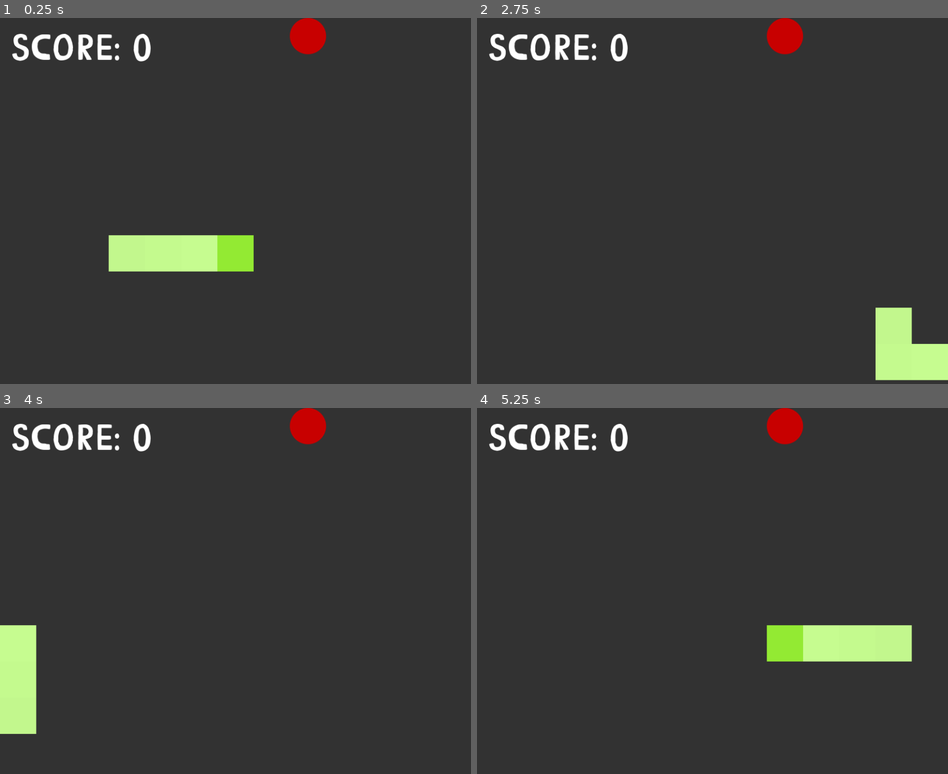
Above: before the commit, frames 1-4 (two rows, left to right).
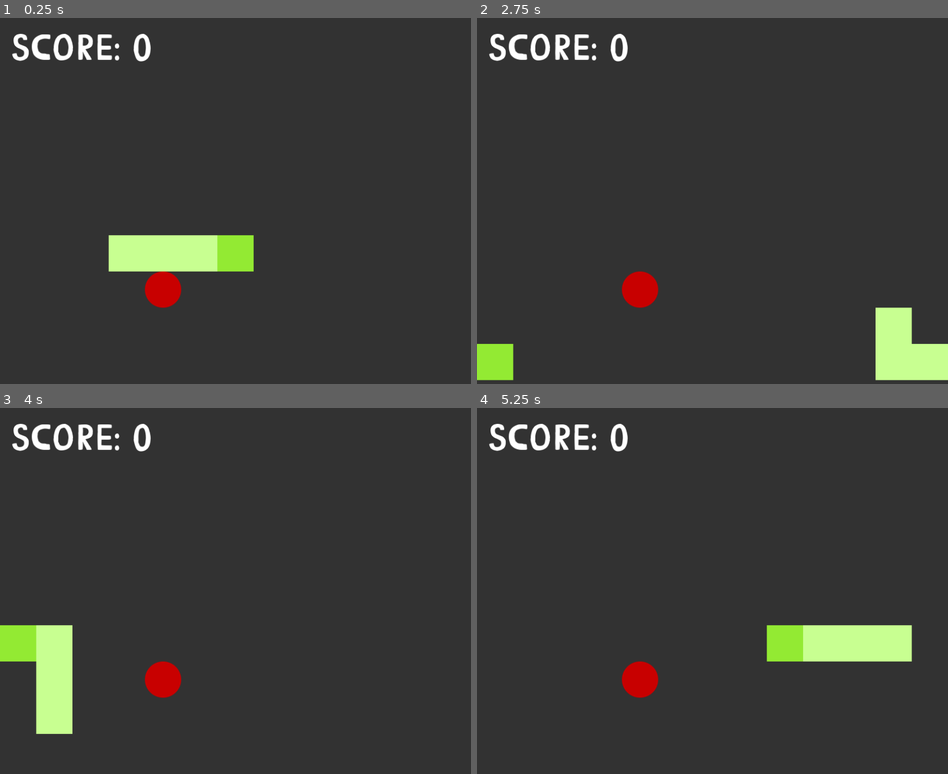
Above: after the commit, the same moments.

Repository: Righeil/snake-godot
Game: Godot game, scene res://MainScene.tscn
Same seed, same stepped clock (60 frames per second), same inputs: the game is played once before the commit and once after it.
Inputs:
- Up to frame 1 (0.25 s): no input
- Up to frame 2 (2.75 s): hold D (right) 0.53-1.28 s; hold S (down) 1.28-2.03 s; hold D (right) from 2.03 s (still down)
- Up to frame 3 (4 s): release D (right) at 2.78 s; hold W (up) 2.78-3.53 s; hold A (left) from 3.53 s (still down)
- Up to frame 4 (5.25 s): tap R (restart) at 4.15 s; release A (left) at 5.03 s; hold S (down) from 5.03 s (still down)

The runs differ from the first frame. In frame 1, 1.2% of the frame differs, in the area x 30-70%, y 0-80%; in frame 2, 2.0%; in frame 3, 5.8%, in the area x 0-70%, y 0-90%; in frame 4, 1.2%.

Commit message:
rewrite code

Diff:
--- a/DeadScene.tscn
+++ b/DeadScene.tscn
@@ -1,6 +1,6 @@
 [gd_scene load_steps=4 format=2]
 
-[ext_resource path="res://DeadScene.gd" type="Script" id=1]
+[ext_resource path="res://Scripts/RestartGame.gd" type="Script" id=1]
 [ext_resource path="res://Assets/Comic_CAT.otf" type="DynamicFontData" id=2]
 
 [sub_resource type="DynamicFont" id=1]
--- /dev/null
+++ b/FinishScene.tscn
@@ -0,0 +1,20 @@
+[gd_scene load_steps=3 format=2]
+
+[ext_resource path="res://Assets/Comic_CAT.otf" type="DynamicFontData" id=1]
+
+[sub_resource type="DynamicFont" id=1]
+size = 42
+font_data = ExtResource( 1 )
+
+[node name="FinishScene" type="Node2D"]
+
+[node name="Label" type="Label" parent="."]
+margin_right = 832.0
+margin_bottom = 832.0
+custom_fonts/font = SubResource( 1 )
+text = "You're won! Press R to restart game."
+align = 1
+valign = 1
+__meta__ = {
+"_edit_use_anchors_": false
+}
--- a/MainScene.tscn
+++ b/MainScene.tscn
@@ -1,6 +1,6 @@
 [gd_scene load_steps=8 format=2]
 
-[ext_resource path="res://Scripts/GameController.gd" type="Script" id=1]
+[ext_resource path="res://Scripts/Game.gd" type="Script" id=1]
 [ext_resource path="res://Objects/Player.tscn" type="PackedScene" id=2]
 [ext_resource path="res://Objects/Apple.tscn" type="PackedScene" id=3]
 [ext_resource path="res://Assets/Comic_CAT.otf" type="DynamicFontData" id=4]
--- a/Objects/Apple.tscn
+++ b/Objects/Apple.tscn
@@ -6,3 +6,4 @@
 
 [node name="Sprite" type="Sprite" parent="."]
 texture = ExtResource( 1 )
+offset = Vector2( 32, 32 )
--- a/Objects/Player.tscn
+++ b/Objects/Player.tscn
@@ -6,4 +6,5 @@
 
 [node name="Sprite" type="Sprite" parent="."]
 modulate = Color( 0.576471, 0.917647, 0.2, 1 )
+position = Vector2( 32, 32 )
 texture = ExtResource( 1 )
--- a/Objects/Tail.tscn
+++ b/Objects/Tail.tscn
@@ -1,15 +1,10 @@
-[gd_scene load_steps=3 format=2]
+[gd_scene load_steps=2 format=2]
 
 [ext_resource path="res://Assets/snake.png" type="Texture" id=1]
 
-[sub_resource type="RectangleShape2D" id=1]
-extents = Vector2( 32, 32 )
-
-[node name="Tail" type="KinematicBody2D"]
+[node name="Tail" type="Node2D"]
 
 [node name="Sprite" type="Sprite" parent="."]
 modulate = Color( 0.784314, 1, 0.568627, 1 )
 texture = ExtResource( 1 )
-
-[node name="CollisionShape2D" type="CollisionShape2D" parent="."]
-shape = SubResource( 1 )
+offset = Vector2( 32, 32 )
--- /dev/null
+++ b/Scripts/Game.gd
@@ -0,0 +1,124 @@
+extends Node2D
+
+const WORLD_SIZE := Vector2(13, 13)
+const CELL_SIZE := Vector2(64, 64)
+
+onready var head = $Player
+onready var tail_part = load("res://Objects/Tail.tscn")
+onready var apple = $Apple
+
+var head_cell_position := Vector2(6, 6)
+var tail := Array()
+var tail_size := 0
+var tail_cell_position := Array()
+var apple_cell_position := Vector2(0, 0)
+
+var direction = Vector2.RIGHT
+var new_direction = Vector2.RIGHT
+
+var score := 0
+
+const TIMER_TICK_INTERVAL := 0.25
+var time := 0.0
+
+var random = RandomNumberGenerator.new()
+
+func _ready():
+	random.randomize()
+	for i in range(3):
+		tail.append(tail_part.instance())
+		tail_cell_position.append(Vector2(5 - i, 6))
+		tail_size += 1
+		add_child_below_node($Tail, tail[i])
+		_visualize(tail[i], tail_cell_position[i])
+
+	_visualize(head, head_cell_position)
+	_randomize_apple_position()
+
+func _process(delta):
+	if time >= TIMER_TICK_INTERVAL:
+			_process_movement()
+			_process_collision()
+			time = 0
+
+	time += delta
+
+func _process_movement():
+	for i in range(tail_size - 1, 0, -1):
+		tail_cell_position[i] = tail_cell_position[i - 1]
+	tail_cell_position[0] = head_cell_position
+
+	for i in range(tail_size):
+		_visualize(tail[i], tail_cell_position[i])
+
+	direction = new_direction
+	head_cell_position += direction
+
+	if head_cell_position.x == -1:
+		head_cell_position.x = 12
+	if head_cell_position.x == 13:
+		head_cell_position.x = 0
+	if head_cell_position.y == -1:
+		head_cell_position.y = 12
+	if head_cell_position.y == 13:
+		head_cell_position.y = 0
+
+	_visualize(head, head_cell_position)
+	$CrawlSound.play()
+
+func _process_collision():
+	for i in range(0, tail.size()):
+		if head_cell_position == tail_cell_position[i]:
+			get_tree().change_scene("res://DeadScene.tscn")
+
+	if head_cell_position == apple_cell_position:
+		_randomize_apple_position()
+		_add_tail()
+
+		score += 1
+		$ScoreLabel.text = "Score: " + str(score)
+		$EatSound.play()
+
+func _randomize_apple_position():
+	for cell in range(WORLD_SIZE.x * WORLD_SIZE.y):
+		var is_vaild_position := true
+		apple_cell_position = Vector2(
+			random.randi_range(0, WORLD_SIZE.x - 1),
+			random.randi_range(0, WORLD_SIZE.y - 1)
+		)
+
+		if apple_cell_position == head_cell_position:
+			is_vaild_position = false
+
+		for i in range(tail_size):
+			if apple_cell_position == tail_cell_position[i]:
+				is_vaild_position = false
+
+		if is_vaild_position:
+			_visualize(apple, apple_cell_position)
+			return
+	get_tree().change_scene("res://FinishScene.tscn")
+
+func _add_tail():
+	tail.append(tail_part.instance())
+	tail_cell_position.append(head_cell_position)
+	add_child_below_node($Tail, tail[tail_size])
+	_visualize(tail[tail_size], tail_cell_position[tail_size]) # бред
+	tail_size += 1
+
+func _visualize(object, _position):
+	object.position = Vector2(
+		_position.x * CELL_SIZE.x,
+		_position.y * CELL_SIZE.y
+	)
+
+func _input(event):
+	if event.is_pressed():
+		if event.is_action_pressed("up") and direction != Vector2.DOWN:
+			new_direction = Vector2.UP
+		if event.is_action_pressed("down") and direction != Vector2.UP:
+			new_direction = Vector2.DOWN
+		if event.is_action_pressed("left") and direction != Vector2.RIGHT:
+			new_direction = Vector2.LEFT
+		if event.is_action_pressed("right") and direction != Vector2.LEFT:
+			new_direction = Vector2.RIGHT
--- a/project.godot
+++ b/project.godot
@@ -58,7 +58,6 @@
 
 [rendering]
 
-quality/driver/driver_name="GLES2"
 quality/intended_usage/framebuffer_allocation=1
 quality/intended_usage/framebuffer_allocation.mobile=1
 environment/default_clear_color=Color( 0.196078, 0.196078, 0.196078, 1 )
Renamed: Scripts/GameController.gd -> Scripts/DontOpenThis.gd
Renamed: DeadScene.gd -> Scripts/RestartGame.gd
